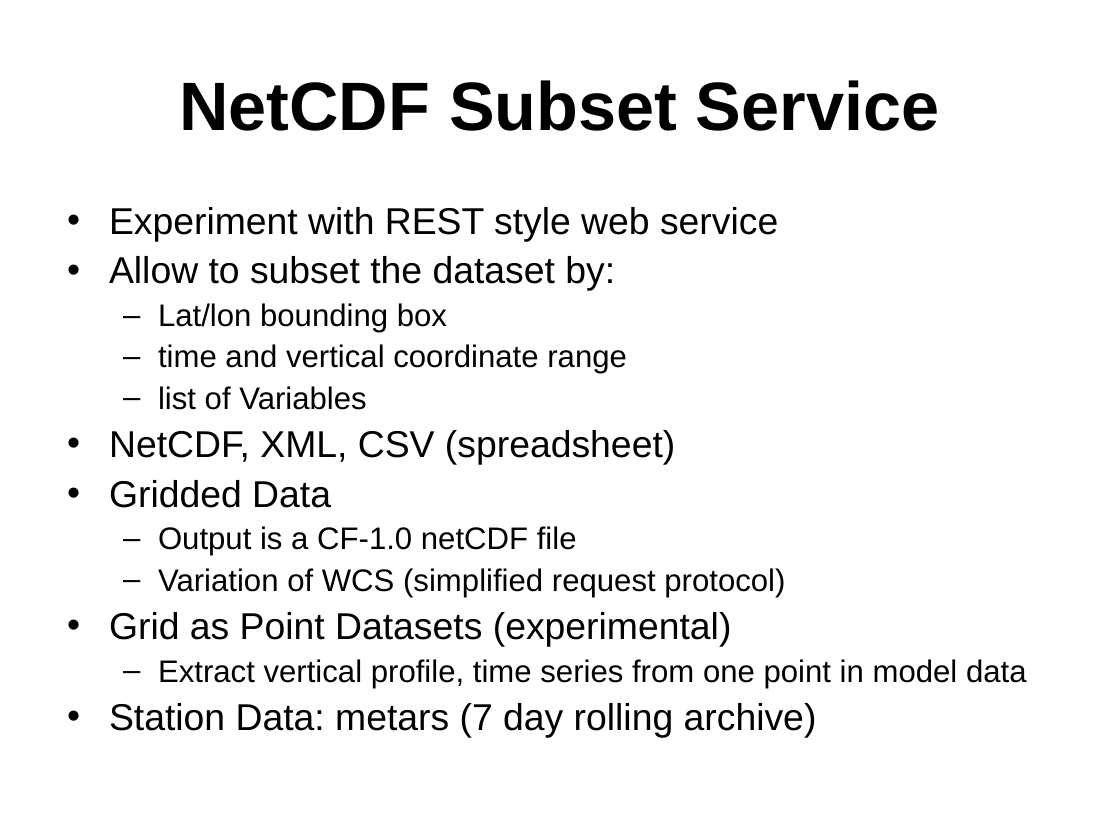
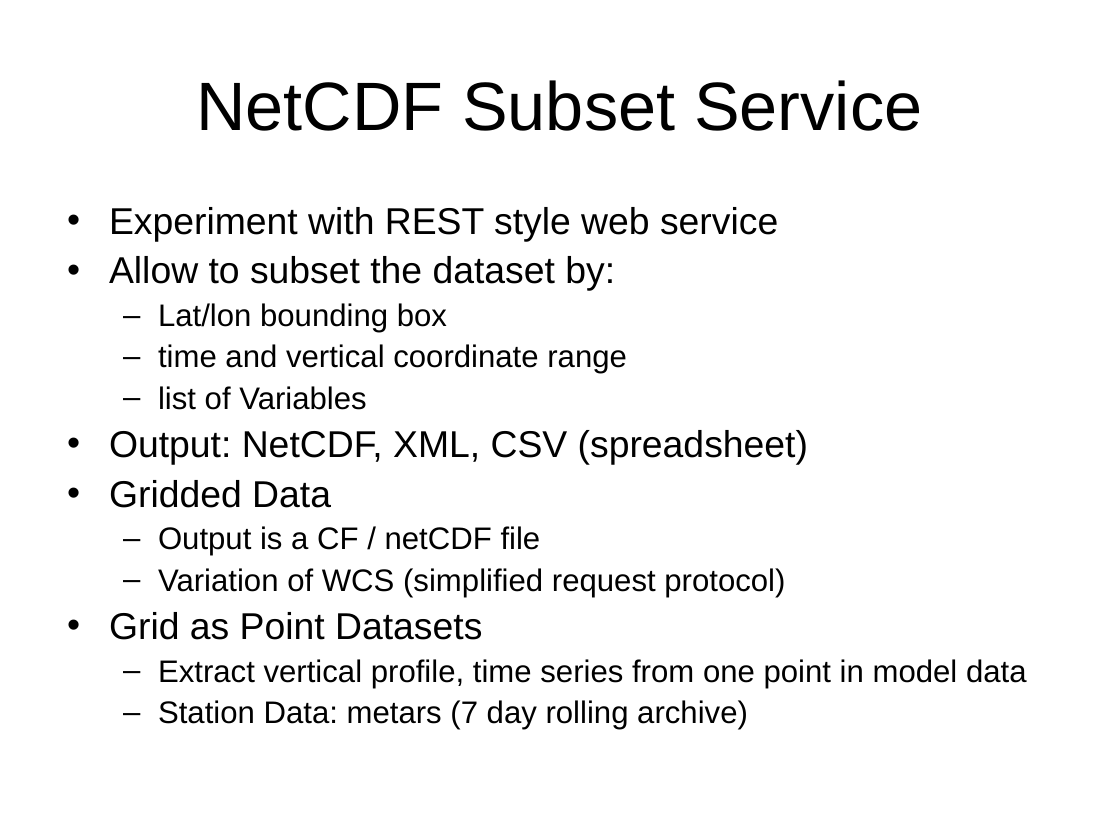
Before and after one commit to ooici-eoi/THREDDS, a slide deck: slide 24 of docs/web/thredds/tech/tutorial/TDS Data Services.ppt (slide 14 before the commit). Drawn at 1120x840 pixels with LibreOffice and Linux fonts; fonts in the diff are those of the drawing; background and template pictures are left out. Boxes give left, top, right and bottom in pixels: in the first picture for what was removed or moved away, otherwise in the second. Text is boxed around its words. In the diff, an @@ line names an element or a change of style, - is before the commit and + after.

```diff
--- a/docs/web/thredds/tech/tutorial/TDS Data Services.ppt
+++ b/docs/web/thredds/tech/tutorial/TDS Data Services.ppt
@@ title "NetCDF Subset Service" at bbox=[196, 80, 922, 131]: bold off @@
@@ text at bbox=[109, 430, 808, 465]: text changed @@
-• NetCDF, XML, CSV (spreadsheet)
+• Output: NetCDF, XML, CSV (spreadsheet)
@@ text at bbox=[158, 526, 541, 556]: text changed @@
-  – Output is a CF-1.0 netCDF file
+  – Output is a CF / netCDF file
@@ text at bbox=[109, 612, 482, 640]: text changed @@
-• Grid as Point Datasets (experimental)
+• Grid as Point Datasets
@@ text at bbox=[158, 700, 748, 729]: size 24 to 20 pt in "Station Data: metars (7 day rolling archive)"; bullet • to –; list level 1 to 2 in "Station Data: metars (7 day ..." @@
```
Also in this commit, not shown: 9 other slides changed, 11 slides added, 5 other files.
